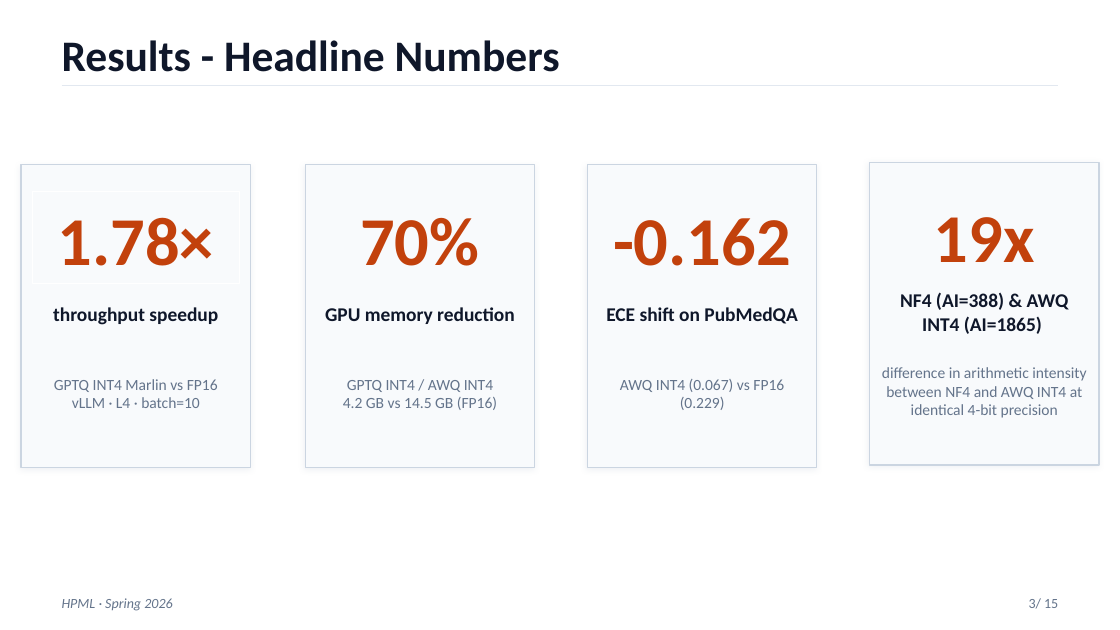
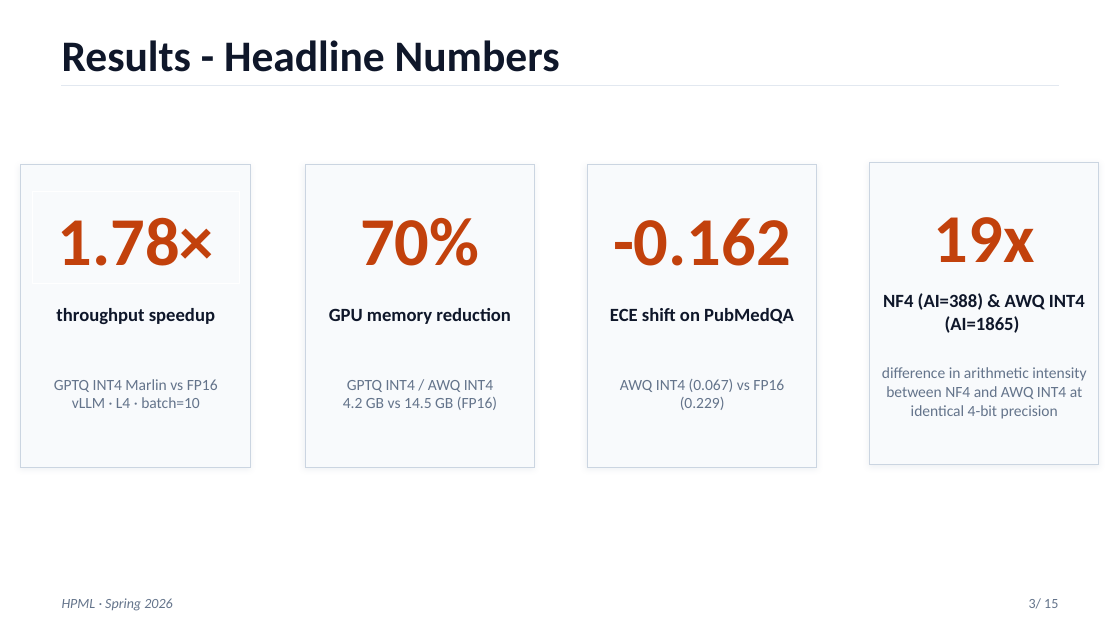
Before and after one commit to chuanbinp/uncertainty-aware-inference, a slide deck: slide 3 of TeamB/deliverables/Team29_Final_Presentation.pptx. Drawn at 1120x630 pixels with LibreOffice and Linux fonts; fonts in the diff are those of the drawing. Boxes give left, top, right and bottom in pixels: in the first picture for what was removed or moved away, otherwise in the second. Text is boxed around its words. In the diff, an @@ line names an element or a change of style, - is before the commit and + after.

```diff
--- a/TeamB/deliverables/Team29_Final_Presentation.pptx
+++ b/TeamB/deliverables/Team29_Final_Presentation.pptx
@@ size 12.5 to 12 pt in 4 elements at box(883, 293, 1085, 333), box(56, 308, 215, 324), box(329, 308, 511, 324), box(610, 308, 794, 324) @@
```
Also in this commit, not shown: 14 other slides changed, 1 other file.
